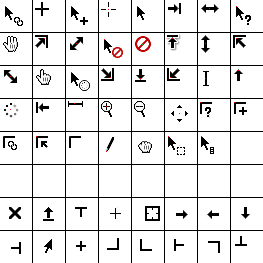
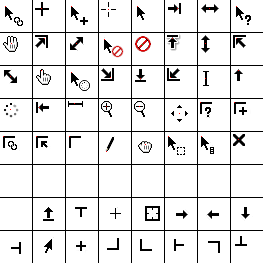
Layer changes from the first 263 × 263 image to the second:
painted on "Frame0" over [8, 36, 248, 219]
